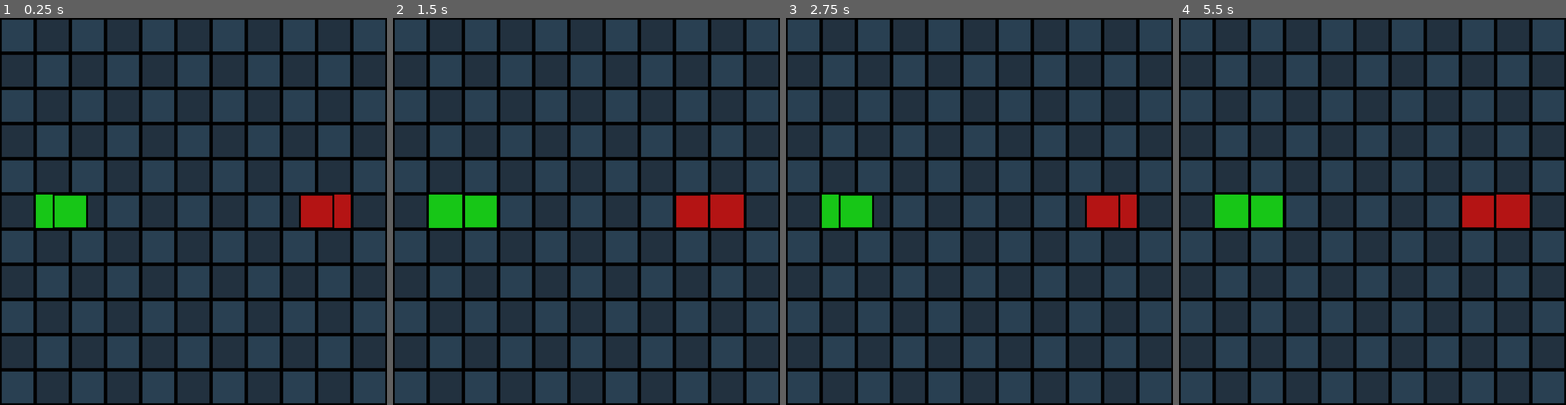
Above: before the commit, frames 1-4 (left to right).
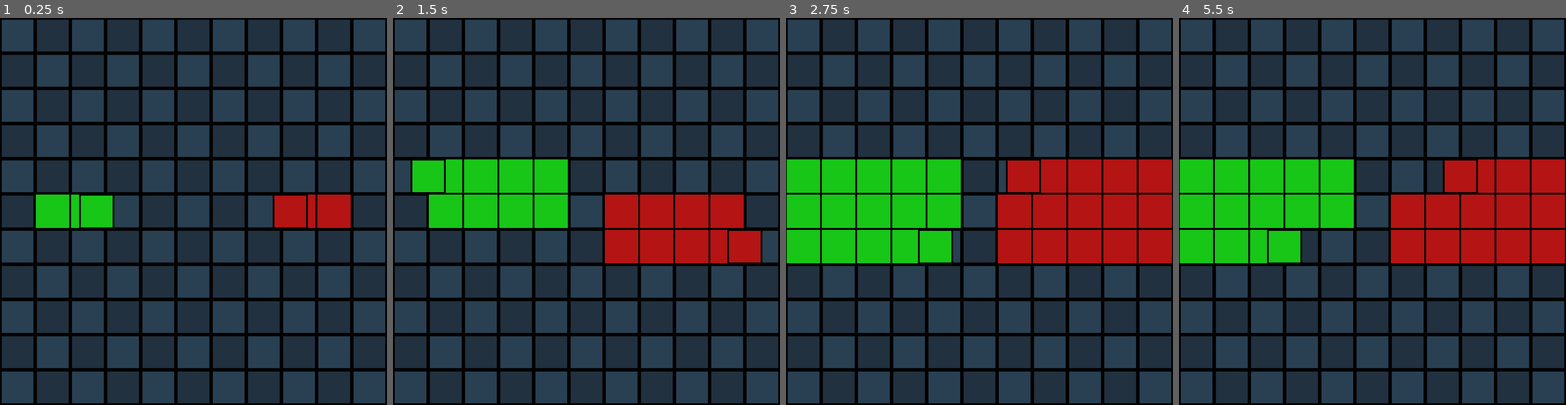
Above: after the commit, the same moments.

Repository: JasonMerit/Human-Adversarial-Reinforcement-Learning
Game: Godot game, scene res://main.tscn
Same seed, same stepped clock (60 frames per second), same inputs: the game is played once before the commit and once after it.
Inputs:
- Up to frame 1 (0.25 s): no input
- Up to frame 2 (1.5 s): no input
- Up to frame 3 (2.75 s): no input
- Up to frame 4 (5.5 s): no input

The runs differ from the first frame. In frame 1, 1.6% of the frame differs, in the area x 13-87%, y 45-55%; in frame 2, 10%; in frame 3, 20%, in the area x 0-100%, y 36-64%; in frame 4, 18%.

Commit message:
Add trajectory upload from godot

Diff:
--- a/tron-godot/main.tscn
+++ b/tron-godot/main.tscn
@@ -3,6 +3,7 @@
 [ext_resource type="Script" uid="uid://qkwegqcmftlq" path="res://scripts/main.gd" id="1_ig7tw"]
 [ext_resource type="Texture2D" uid="uid://dw8n5oe6uo5vu" path="res://sprites/100x100.png" id="2_0xm2m"]
 [ext_resource type="Texture2D" uid="uid://c8mfe8rxdquhl" path="res://sprites/background.png" id="3_h2yge"]
+[ext_resource type="Script" uid="uid://b27psmv6lptwu" path="res://scripts/trajectory_uploader.gd" id="4_1bvp3"]
 
 [node name="Main" type="Node2D" unique_id=686026432]
 script = ExtResource("1_ig7tw")
@@ -25,3 +26,6 @@
 offset_bottom = 1100.0
 texture = ExtResource("3_h2yge")
 stretch_mode = 1
+
+[node name="TrajectoryUploader" type="HTTPRequest" parent="." unique_id=1643712627]
+script = ExtResource("4_1bvp3")
--- a/tron-godot/scripts/main.gd
+++ b/tron-godot/scripts/main.gd
@@ -2,8 +2,9 @@
 
 @onready var player = $Player
 @onready var adversary = $Adversary
+@onready var uploader = $TrajectoryUploader
 
-const TICK_RATE = .5  # Seconds
+const TICK_RATE = .2  # Seconds
 const CELL_SIZE = 100
 const GRID_SIZE = Vector2i(11, 11)
 
@@ -11,25 +12,34 @@
 
 var time := 0.0
 
-var actions = [Vector2i.UP, Vector2i.RIGHT, Vector2i.DOWN, Vector2i.LEFT]
+const actions = [Vector2i.UP, Vector2i.RIGHT, Vector2i.DOWN, Vector2i.LEFT]
 var action_index = Vector2i.ZERO
 
 var draw_walls: Array[Vector2i]
 
+# HACK
+const trajectory: Array[Vector2i] = [
+	Vector2i(1, 3), Vector2i(1, 3), Vector2i(0, 2),
+	Vector2i(3, 1), Vector2i(3, 1), Vector2i(3, 1), Vector2i(3, 1),
+	Vector2i(2, 0), Vector2i(2, 0), Vector2i(1, 3),
+	Vector2i(1, 3), Vector2i(1, 3), Vector2i(1, 3), Vector2i(1, 3), Vector2i(0, 2)]
+var trajectory_index = 0
+var history: Array[Vector2i] = []
+
 func _ready():
-	# Set viewport clearmode
-	# RenderingServer.viewport_set_clear_mode(get_viewport().get_viewport_rid(), RenderingServer.VIEWPORT_CLEAR_NEVER)
 	tron = Tron.new(GRID_SIZE)
 	reset()
 
 func reset():
 	tron.reset()
 	draw_walls = [tron.bike1.pos, tron.bike2.pos]
-	queue_redraw()
-	tron.tick(Vector2i.RIGHT, Vector2i.LEFT)  # Start moving so trails are visible
+	tron.tick(Vector2i.RIGHT, Vector2i.LEFT)
+
 	action_index = Vector2i.ZERO
+	trajectory_index = 0
 	tron.bike1.last_pos = (tron.bike1.pos + Vector2i.LEFT) * CELL_SIZE
 	tron.bike2.last_pos = (tron.bike2.pos + Vector2i.RIGHT) * CELL_SIZE
+	queue_redraw()
 
 func _process(delta):
 	if Input.is_action_just_pressed("ui_cancel"):
@@ -45,24 +55,32 @@
 	player.position = tron.bike1.last_pos.lerp(tron.bike1.pos * CELL_SIZE, alpha)
 	adversary.position = tron.bike2.last_pos.lerp(tron.bike2.pos * CELL_SIZE, alpha)
 
-	# Queue the draw call to render the walls
-	queue_redraw()
 
 func tick():
 	tron.bike1.last_pos = tron.bike1.pos * CELL_SIZE
 	tron.bike2.last_pos = tron.bike2.pos * CELL_SIZE
 	draw_walls += [tron.bike1.pos, tron.bike2.pos]
+
+	# action_index.x = (action_index.x + 1) % 4
+	# action_index.y = (action_index.y - 1) % 4
+	# var result = tron.tick(actions[action_index.x], actions[action_index.y])
+
+	var action = trajectory[trajectory_index]
+	var dir1 = actions[action.x]
+	var dir2 = actions[action.y]
+	trajectory_index = (trajectory_index + 1) % trajectory.size()
+
+	var result = tron.tick(dir1, dir2)
+	history.append(action)
+
+	if result != -1:
+		uploader.enqueue_trajectory(history.duplicate(), result)
+		history.clear()
+
+		# get_tree().quit()
+		reset()
+
 	queue_redraw()
-
-	action_index.x = (action_index.x + 1) % 4
-	action_index.y = (action_index.y - 1) % 4
-	# var result = tron.tick(actions[1], actions[3])
-	var result = tron.tick(actions[action_index.x], actions[action_index.y])
-
-
-	if result != 0:
-		print("RESET")
-		reset()
 
 func _draw() -> void:
 	for wall in draw_walls:
--- /dev/null
+++ b/tron-godot/scripts/trajectory_uploader.gd
@@ -0,0 +1,34 @@
+extends HTTPRequest
+class_name TrajectoryUploader
+
+var server_url: String = "http://127.0.0.1:8000/trajectory"
+var queue: Array = []
+var is_sending := false
+
+func _ready():
+    request_completed.connect(self._on_request_completed)
+
+func enqueue_trajectory(history: Array, winner: int) -> void:
+    queue.append({"history": history, "winner": winner})
+    _send_next()
+
+func _send_next() -> void:
+    if is_sending or queue.size() == 0:
+        return
+    is_sending = true
+
+    var item = queue.pop_front()
+    var actions = []
+    for step in item.history:
+        actions.append([int(step.x), int(step.y)])
+
+    var payload = {"actions": actions, "winner": item.winner}
+    var body = JSON.stringify(payload)
+    var err = request(server_url, [], HTTPClient.METHOD_POST, body)
+    if err != OK:
+        push_error("Failed to send request: %s" % err)
+
+func _on_request_completed(result, response_code, headers, body):
+    print("POST completed. Response code:", response_code)
+    is_sending = false
+    _send_next()
Not shown, added: tron-godot/scripts/trajectory_uploader.gd.uid
Not shown, changed: server/main.py
